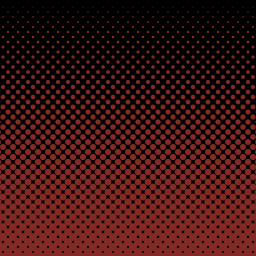
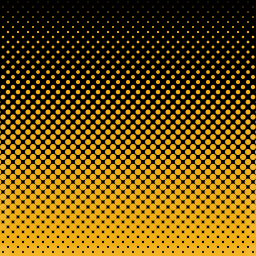
Revision of a layered (256, 256) image; what changed, layer by layer:
removed layer "Layer 2" (was multiply) over (0, 1, 256, 256)
added layer "yellow_concrete" (multiply) above "Invert 1" over (0, 1, 256, 256)
